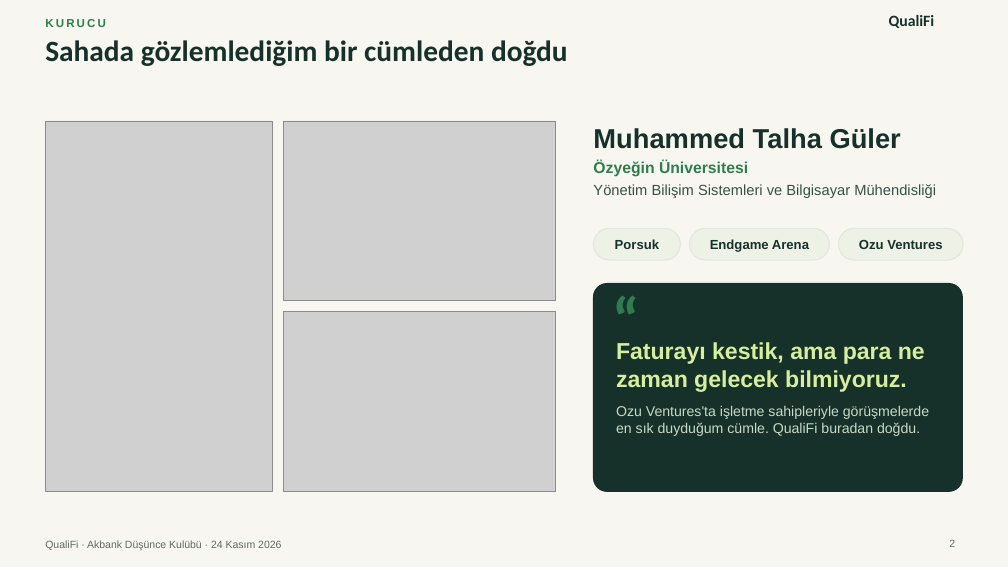
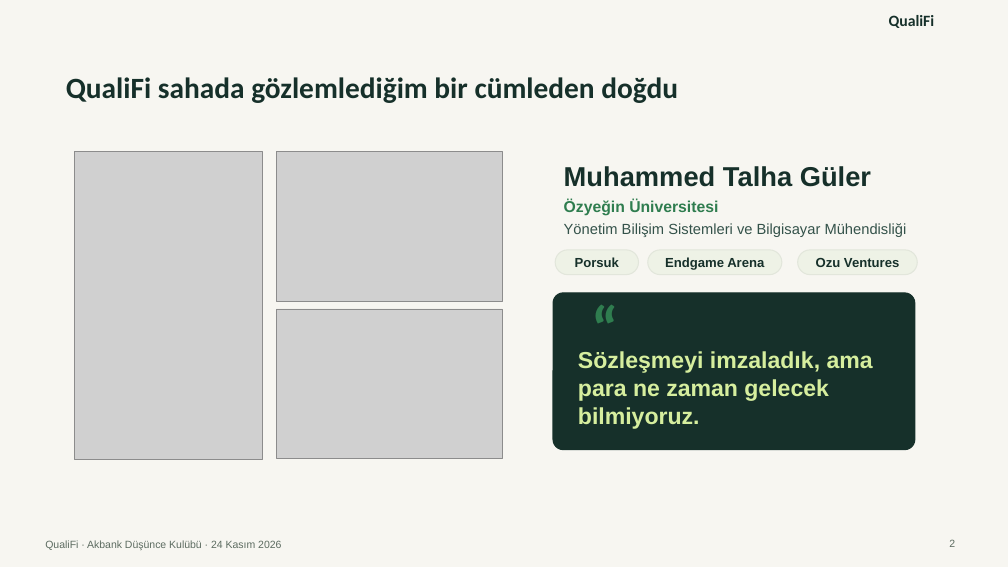
Before and after one commit to Talhaguler1/qualifi-41598058, a slide deck: slide 2 of marketing/presentation-2026-11-24/QualiFi-final-sunum.pptx. Drawn at 1008x567 pixels with LibreOffice and Linux fonts; fonts in the diff are those of the drawing; grey boxes stand for pictures; background and template pictures are left out. Boxes give left, top, right and bottom in pixels: in the first picture for what was removed or moved away, otherwise in the second. Text is boxed around its words. In the diff, an @@ line names an element or a change of style, - is before the commit and + after.

```diff
--- a/marketing/presentation-2026-11-24/QualiFi-final-sunum.pptx
+++ b/marketing/presentation-2026-11-24/QualiFi-final-sunum.pptx
@@ text removed at <box>45,19,106,27</box> @@
-KURUCU
@@ text at <box>66,77,678,103</box>: text changed @@
-Sahada gözlemlediğim bir cümleden doğdu
+QualiFi sahada gözlemlediğim bir cümleden doğdu
@@ picture: place and size @@
-picture at <box>45,121,272,492</box>
+picture at <box>74,152,262,460</box>
@@ picture: place and size @@
-picture at <box>284,121,556,301</box>
+picture at <box>276,152,502,301</box>
@@ text "Muhammed Talha Güler": place and size @@
-text "Muhammed Talha Güler" at <box>593,128,936,198</box>
+text "Muhammed Talha Güler" at <box>564,166,907,237</box>
@@ text "Porsuk": place and size @@
-text "Porsuk" at <box>615,239,659,249</box>
+text "Porsuk" at <box>575,257,619,267</box>
@@ rounded rectangle: place and size @@
-rounded rectangle at <box>594,228,681,260</box>
+rounded rectangle at <box>555,250,638,275</box>
@@ text "Endgame Arena": place and size @@
-text "Endgame Arena" at <box>710,239,809,252</box>
+text "Endgame Arena" at <box>665,257,764,270</box>
@@ rounded rectangle: place and size @@
-rounded rectangle at <box>690,228,830,260</box>
+rounded rectangle at <box>648,250,782,275</box>
@@ text "Ozu Ventures": place and size @@
-text "Ozu Ventures" at <box>859,240,942,249</box>
+text "Ozu Ventures" at <box>816,258,899,267</box>
@@ rounded rectangle: place and size @@
-rounded rectangle at <box>839,228,963,260</box>
+rounded rectangle at <box>798,250,917,275</box>
@@ rounded rectangle: place and size @@
-rounded rectangle at <box>594,284,963,492</box>
+rounded rectangle at <box>554,293,916,449</box>
@@ text "“": place and size @@
-text "“" at <box>613,287,673,348</box>
+text "“" at <box>592,296,653,355</box>
@@ picture: place and size @@
-picture at <box>284,312,556,492</box>
+picture at <box>276,309,502,458</box>
@@ text at <box>578,351,873,429</box>: text changed; size 13.5 to 22 pt; text colour #C9D8C4 to #D6EE9E; bold on @@
-Faturayı kestik, ama para ne zaman gelecek bilmiyoruz.
-Ozu Ventures'ta işletme sahipleriyle görüşmelerde en sık duyduğum cümle. QualiFi buradan doğdu.
+Sözleşmeyi imzaladık, ama para ne zaman gelecek bilmiyoruz.
```
Also in this commit, not shown: 1 other slide changed, 1 slide added, 1 slide removed, 8 other files.
